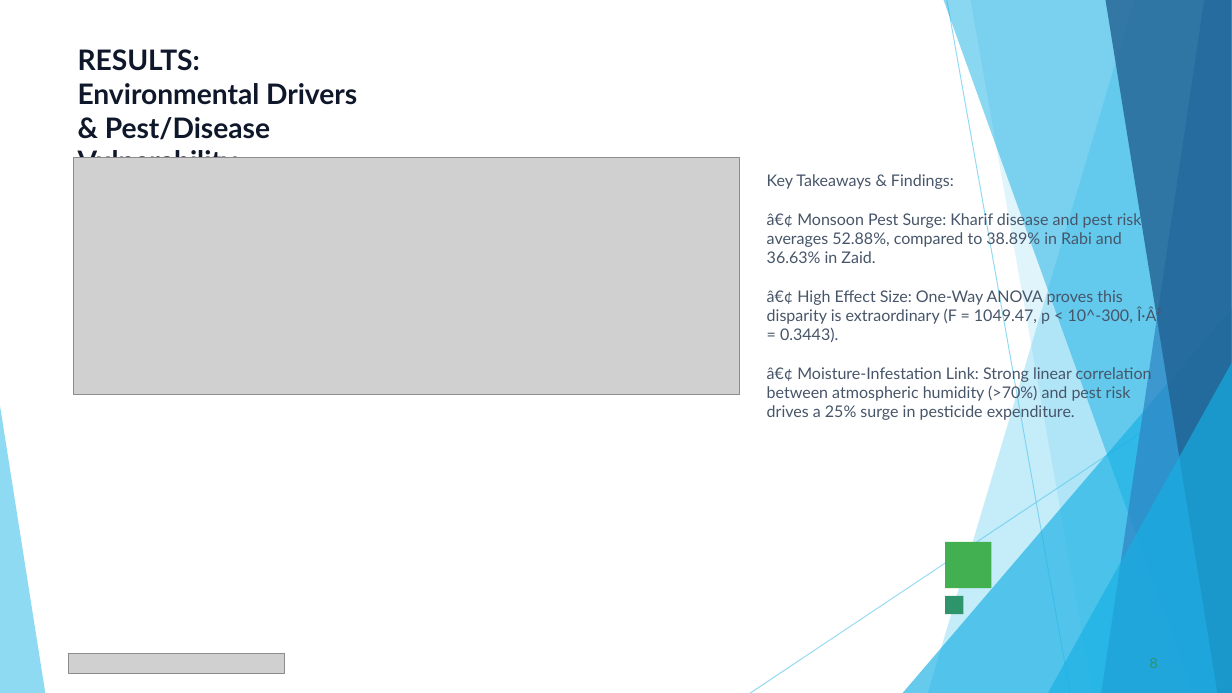
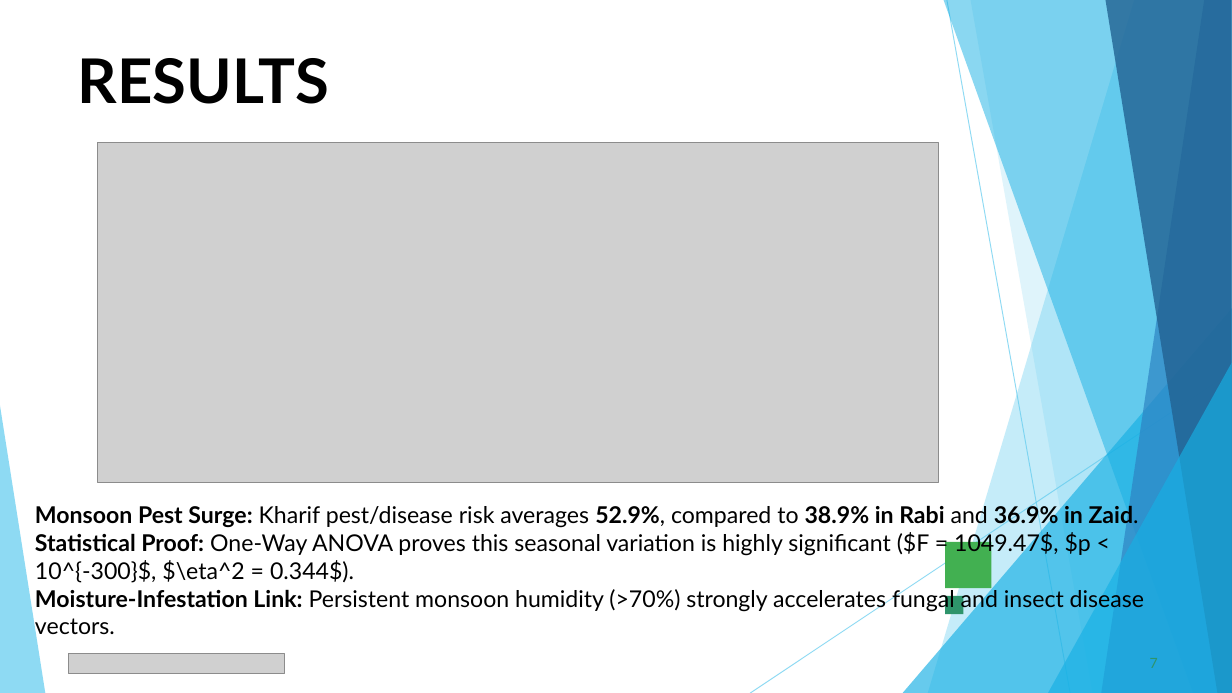
Before and after one commit to raghavparoli07-art/seasonal-agriculture-performance-analysis, a slide deck: slide 7 of presentation/Seasonal_Agriculture_Performance_Analysis.pptx (slide 8 before the commit). Drawn at 1232x693 pixels with LibreOffice and Linux fonts; fonts in the diff are those of the drawing; grey boxes stand for pictures. Boxes give left, top, right and bottom in pixels: in the first picture for what was removed or moved away, otherwise in the second. Text is boxed around its words. In the diff, an @@ line names an element or a change of style, - is before the commit and + after.

```diff
--- a/presentation/Seasonal_Agriculture_Performance_Analysis.pptx
+++ b/presentation/Seasonal_Agriculture_Performance_Analysis.pptx
@@ title at [78, 58, 330, 104]: text changed; size 22 to 48 pt; text colour #0F172A to #000000 @@
-RESULTS: Environmental Drivers & Pest/Disease Vulnerability
+RESULTS
@@ picture: place and size @@
-picture at [74, 157, 739, 395]
+picture at [97, 143, 938, 483]
@@ text at [35, 503, 1144, 640]: text changed; size 12.5 to 18 pt; text colour #475569 to #000000 @@
-Key Takeaways & Findings:
-â€¢ Monsoon Pest Surge: Kharif disease and pest risk averages 52.88%, compared to 38.89% in Rabi and 36.63% in Zaid.
-â€¢ High Effect Size: One-Way ANOVA proves this disparity is extraordinary (F = 1049.47, p < 10^-300, Î·Â² = 0.3443).
-â€¢ Moisture-Infestation Link: Strong linear correlation between atmospheric humidity (>70%) and pest risk drives a 25% surge in pesticide expenditure.
+Monsoon Pest Surge: Kharif pest/disease risk averages 52.9%, compared to 38.9% in Rabi and 36.9% in Zaid.
+Statistical Proof: One-Way ANOVA proves this seasonal variation is highly significant ($F = 1049.47$, $p < 10^{-300}$, $\eta^2 = 0.344$).
+Moisture-Infestation Link: Persistent monsoon humidity (>70%) strongly accelerates fungal and insect disease vectors.
@@ page number at [1150, 658, 1158, 668]: text changed @@
-8
+7
```
Also in this commit, not shown: 10 other slides changed, 3 slides added, 3 slides removed.
